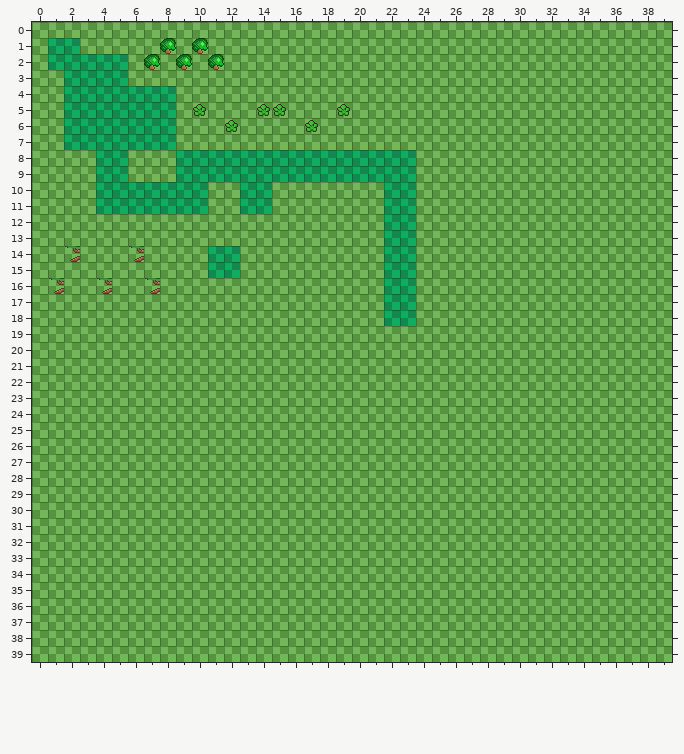
A Tiled map gets an edit: cmake-build-debug/assets/tilemaps/field_00.tmx. Above is the file before it was changed.
Cells are 16x16 px. Shown: x 0..39, y 0..39.
The same view after the edit:
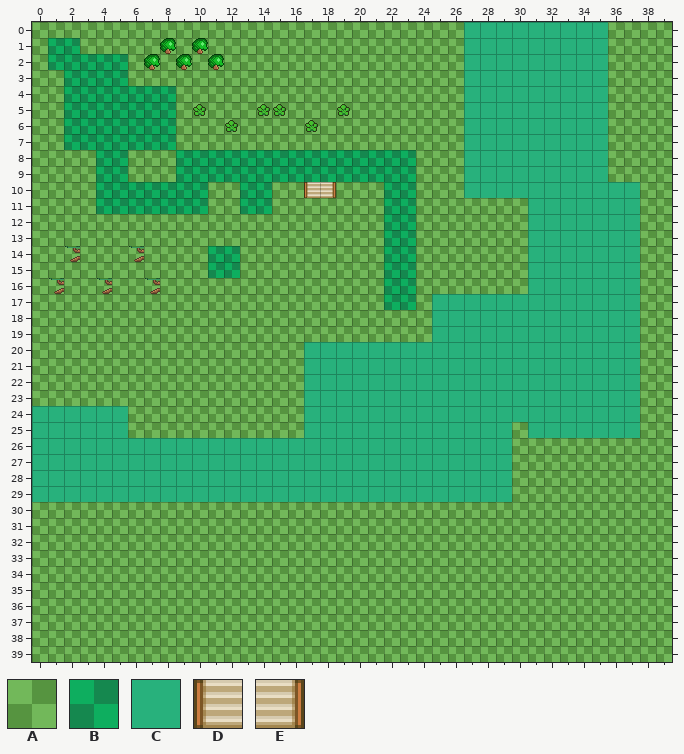
Key: from "normal_tileset": A 18, B 19, C 34, D 129, E 130.
_ is an empty cell, # one hidden under a higher layer.
Changes in this commit:
Layer "タイルレイヤー2":
y 0..9: x 27..35 ######### -> CCCCCCCCC
y 10: x 27..37 ########### -> CCCCCCCCCCC
y 11..16: x 31..37 ####### -> CCCCCCC
y 17..19: x 25..37 ############# -> CCCCCCCCCCCCC
y 20..23: x 17..37 ##################### -> CCCCCCCCCCCCCCCCCCCCC
y 24: x 0..5 ###### -> CCCCCC; x 17..37 ##################### -> CCCCCCCCCCCCCCCCCCCCC
y 25: x 0..5 ###### -> CCCCCC; x 17..29 ############# -> CCCCCCCCCCCCC; x 31..37 ####### -> CCCCCCC
y 26..29: x 0..29 ############################## -> CCCCCCCCCCCCCCCCCCCCCCCCCCCCCC
Layer "タイルレイヤー1":
y 0..9: x 27..35 AAAAAAAAA -> _________
y 10: x 27..37 AAAAAAAAAAA -> ___________
y 11..16: x 31..37 AAAAAAA -> _______
y 17: x 25..37 AAAAAAAAAAAAA -> _____________
y 18: x 22..23 BB -> AA; x 25..37 AAAAAAAAAAAAA -> _____________
y 19: x 25..37 AAAAAAAAAAAAA -> _____________
y 20..23: x 17..37 AAAAAAAAAAAAAAAAAAAAA -> _____________________
y 24: x 0..5 AAAAAA -> ______; x 17..37 AAAAAAAAAAAAAAAAAAAAA -> _____________________
y 25: x 0..5 AAAAAA -> ______; x 17..29 AAAAAAAAAAAAA -> _____________; x 31..37 AAAAAAA -> _______
y 26..29: x 0..29 AAAAAAAAAAAAAAAAAAAAAAAAAAAAAA -> ______________________________
Layer "タイルレイヤー3":
y 10: x 17..18 __ -> DE
Changed places in both pictures, as pixel boxes (x1, y1, x2, y2):
changed: (32, 22, 640, 502)
